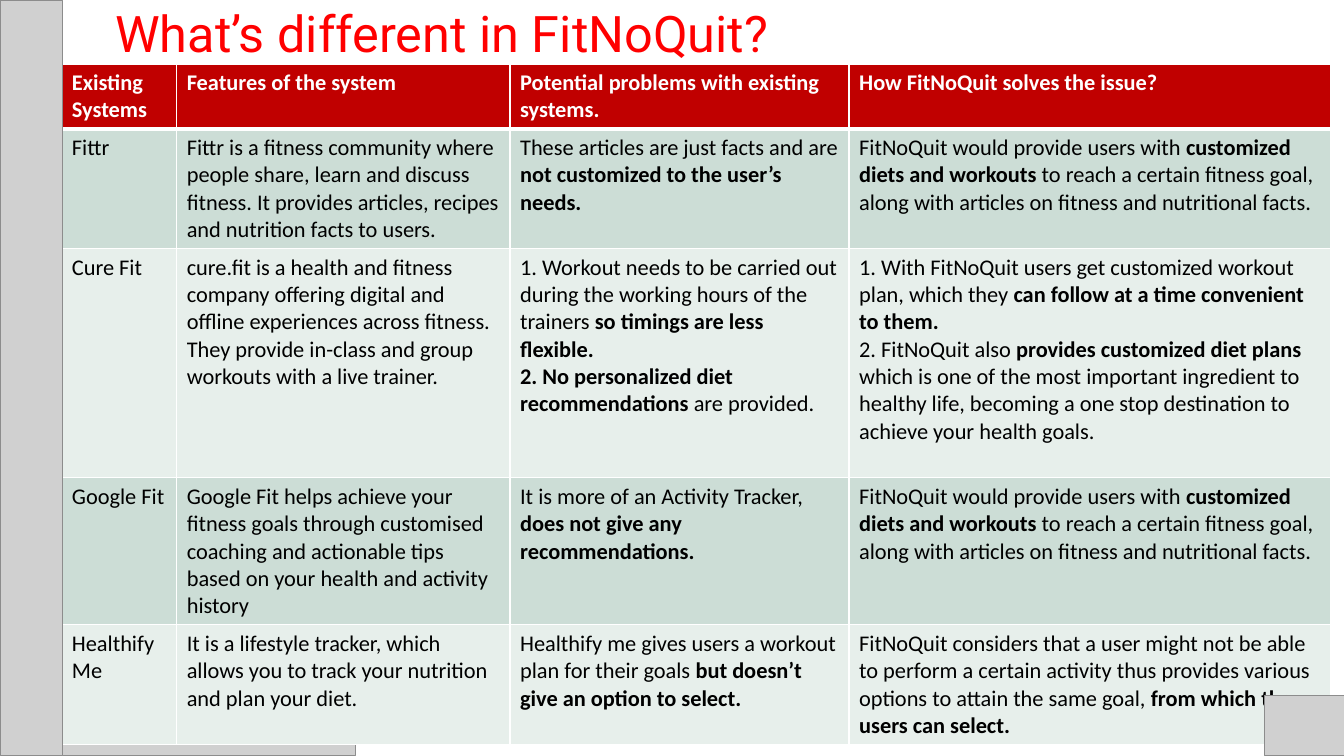
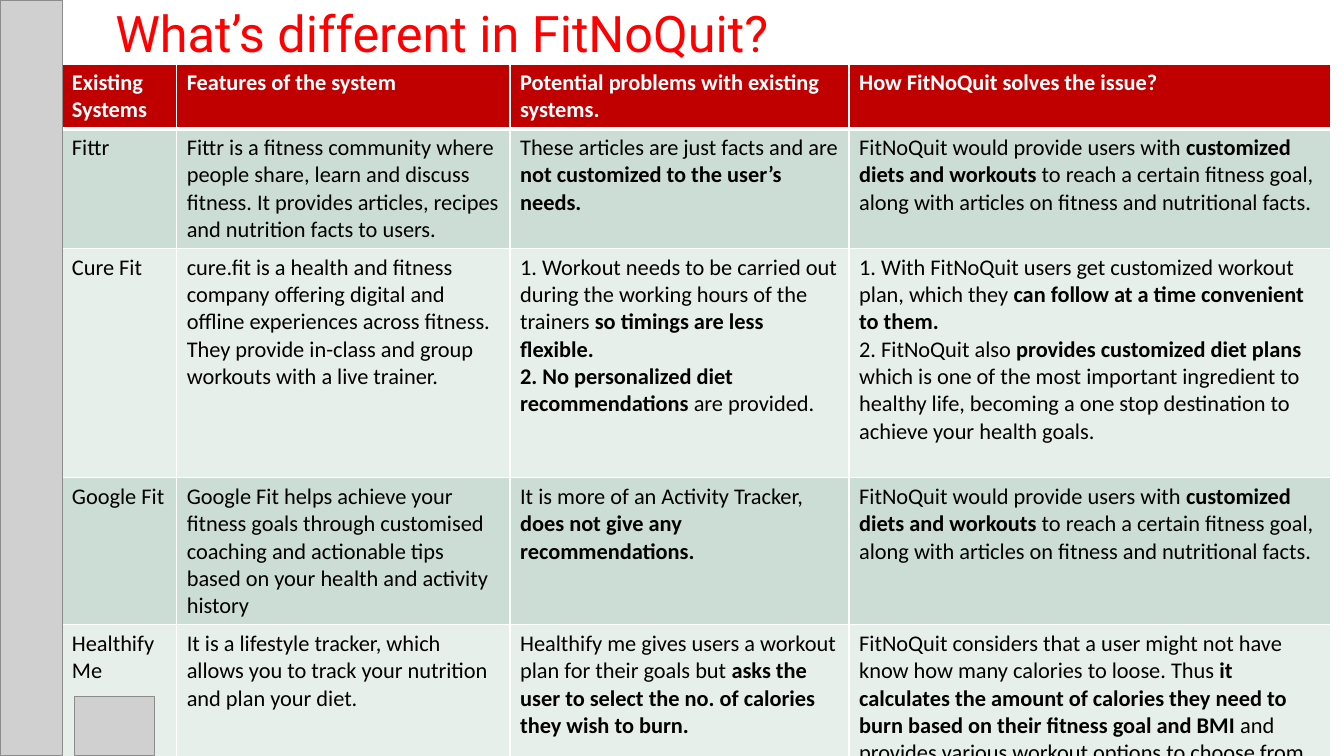
Before and after one commit to Bhavik-20/FitNoQuit-WebApp, a slide deck: slide 6 of Documents/FitNoQuit_Viva PPT.pptx. Drawn at 1344x756 pixels with LibreOffice and Linux fonts; fonts in the diff are those of the drawing; grey boxes stand for pictures. Boxes give left, top, right and bottom in pixels: in the first picture for what was removed or moved away, otherwise in the second. Text is boxed around its words. In the diff, an @@ line names an element or a change of style, - is before the commit and + after.

Commit message:
Changes - Bhavik

```diff
--- a/Documents/FitNoQuit_Viva PPT.pptx
+++ b/Documents/FitNoQuit_Viva PPT.pptx
@@ table at (62, 65, 1330, 756) @@
-row 5, column 3: Healthify me gives users a workout plan for their goals but doesn’t give an option to select.
+row 5, column 3: Healthify me gives users a workout plan for their goals but asks the user to select the no. of calories they wish to burn.
-row 5, column 4: FitNoQuit considers that a user might not be able to perform a certain activity thus provides various options to attain the same goal, from which the users can select.
+row 5, column 4: FitNoQuit considers that a user might not have know how many calories to loose. Thus it calculates the amount of calories they need to burn based on their fitness goal and BMI and provides various workout options to choose from.
@@ picture: place and size @@
-picture at (1264, 696, 1344, 755)
+picture at (75, 697, 154, 756)
```
